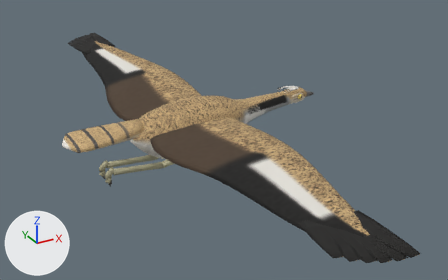
The glTF model assets_src/birds/houbara_flight.glb, before and after one commit.
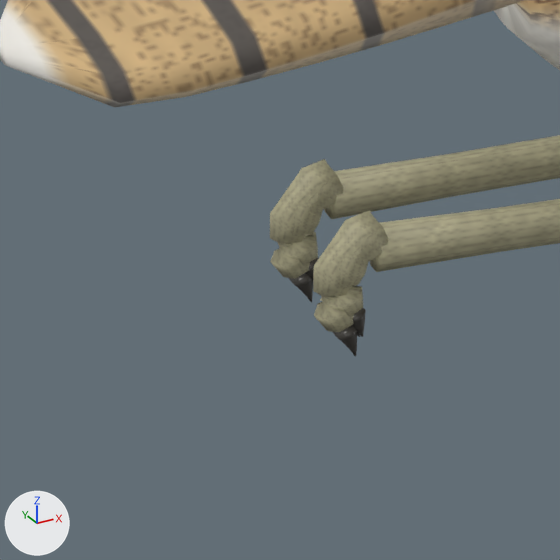
Old and new are each drawn whole from a 50 mm camera at (-0.427, -1.203, 0.546) aimed at (0.216, -0.034, -0.039) and again close up on the part from 14% to 31% of the width and 49% to 77% of the height. Every picture has the same lights, and +X, +Y and +Z are marked at lower left. The older version's two pictures come first. Where no turn or scale is listed for an object, it has been applied to the vertices. Vertices at exactly the same position are counted once.

Script lines for the objects in view, before the commit:
```python
me_houbara_body = bpy.data.meshes.new('houbara_body')
me_houbara_body.from_pydata(...)  # 3328 vertices, 6484 faces; spans x -0.151..0.498, y -0.706..0.706, z -0.098..0.063
me_houbara_body.materials.append(mat_houbara)
ob_houbara_body = bpy.data.objects.new('houbara_body', me_houbara_body)
ob_houbara_body.location = (0.0, 0.0, 0.0)
```
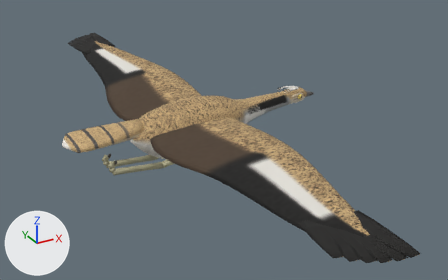
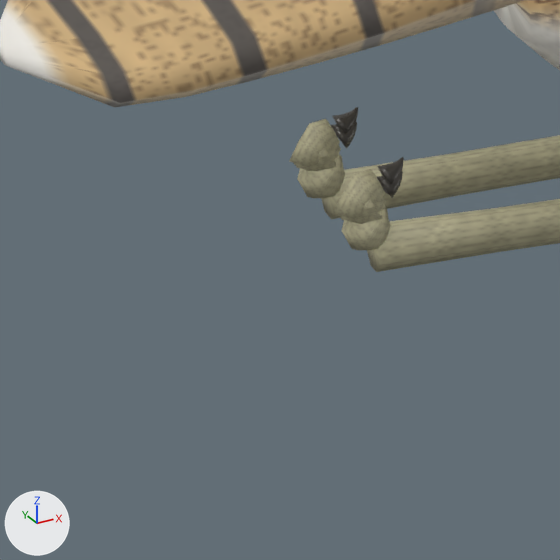
What differs and where, as boxes (x1, y1, x2, y2) in the close-ups (560 x 560 px; the box of a moved part takes in the faces that stretch with it):
'houbara_body', reshaped: before (0, 0, 560, 356); after (0, 0, 560, 272)
part 1 of me_houbara_body, moved or reshaped: before (289, 273, 313, 302); after (332, 107, 358, 134)
part 2 of me_houbara_body, moved or reshaped (not visible before): after (334, 122, 357, 149)
part 3 of me_houbara_body, moved or reshaped (mostly hidden): before (305, 257, 319, 280); after (331, 124, 341, 141)
part 4 of me_houbara_body, moved or reshaped: before (333, 326, 357, 356); after (377, 157, 404, 184)
part 5 of me_houbara_body, moved or reshaped (mostly hidden afterwards): before (352, 308, 366, 337); after (377, 176, 389, 195)
part 6 of me_houbara_body, moved or reshaped (not visible before): after (379, 171, 403, 198)
part 7 of me_houbara_body, moved or reshaped: before (270, 159, 389, 332); after (289, 119, 391, 250)

Diff of the bpy script that builds the scene:
```diff
--- a/assets_src/birds/houbara_flight.glb.py
+++ b/assets_src/birds/houbara_flight.glb.py
@@ me_houbara_body @@
 # used by ob_houbara_body; location = (0.0, 0.0, 0.0)
-me_houbara_body.from_pydata(...)  # 3328 vertices, 6484 faces; spans x -0.151..0.498, y -0.706..0.706, z -0.098..0.063
+me_houbara_body.from_pydata(...)  # 3328 vertices, 6484 faces; spans x -0.151..0.498, y -0.706..0.706, z -0.079..0.063
+# me_houbara_body part 1: the loose piece of 32 vertices spanning x -0.067..-0.06, y 0.016..0.024, z -0.098..-0.087 is multiplied about its middle by the matrix ((0.663, 0.0, -0.449), (0.0, -1.0, 0.0), (-0.686, 0.0, -0.706)), then moved by (0.018, 0.0, 0.054)
+# me_houbara_body part 2: the loose piece of 32 vertices spanning x -0.064..-0.057, y 0.018..0.025, z -0.092..-0.082 is multiplied about its middle by the matrix ((0.648, -0.239, -0.509), (-0.239, -0.82, 0.081), (-0.509, 0.081, -0.686)), then moved by (0.015, -0.002, 0.044)
+# me_houbara_body part 3: the loose piece of 32 vertices spanning x -0.064..-0.058, y 0.015..0.022, z -0.092..-0.083 is multiplied about its middle by the matrix ((0.648, 0.239, -0.509), (0.239, -0.82, -0.081), (-0.509, -0.081, -0.686)), then moved by (0.015, 0.002, 0.045)
+# me_houbara_body part 4: the loose piece of 32 vertices spanning x -0.067..-0.06, y -0.024..-0.016, z -0.098..-0.087 is multiplied about its middle by the matrix ((0.663, 0.0, -0.449), (0.0, -1.0, 0.0), (-0.686, 0.0, -0.706)), then moved by (0.018, 0.0, 0.054)
+# me_houbara_body part 5: the loose piece of 32 vertices spanning x -0.064..-0.057, y -0.025..-0.018, z -0.092..-0.082 is multiplied about its middle by the matrix ((0.648, 0.239, -0.509), (0.239, -0.82, -0.081), (-0.509, -0.081, -0.686)), then moved by (0.015, 0.002, 0.044)
+# me_houbara_body part 6: the loose piece of 32 vertices spanning x -0.064..-0.058, y -0.022..-0.015, z -0.092..-0.083 is multiplied about its middle by the matrix ((0.648, -0.239, -0.509), (-0.239, -0.82, 0.081), (-0.509, 0.081, -0.686)), then moved by (0.015, -0.002, 0.045)
+# me_houbara_body part 7: 258 of 3328 vertices moved; they spanned x -0.072..-0.049, y -0.028..0.028, z -0.088..-0.051 and now span x -0.064..-0.048, y -0.027..0.027, z -0.064..-0.038; mean shift (0.007, 0.0, 0.018); largest move (-0.06, 0.02, -0.084) -> (-0.052, 0.02, -0.038)
 me_houbara_body.materials.append(mat_houbara)
```
